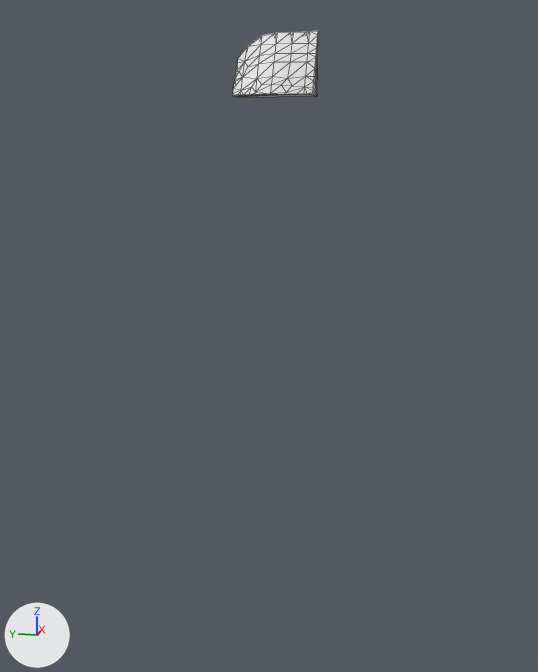
Two versions of the glTF model assets/terrain/surface_pieces/surf_9_10.glb, one commit apart.
The view is the same before and after, from a camera (50 mm lens) standing at (-107.9, 48.4, 1.6) and looking at (-62.3, 57.6, -9.8). The lights are fixed; the arrows at lower left show +X, +Y and +Z. The older version comes first. Mesh edges are drawn as thin lines. Where no turn or scale is listed for an object, it has been applied to the vertices.

The first picture shows 'geometry_0'.
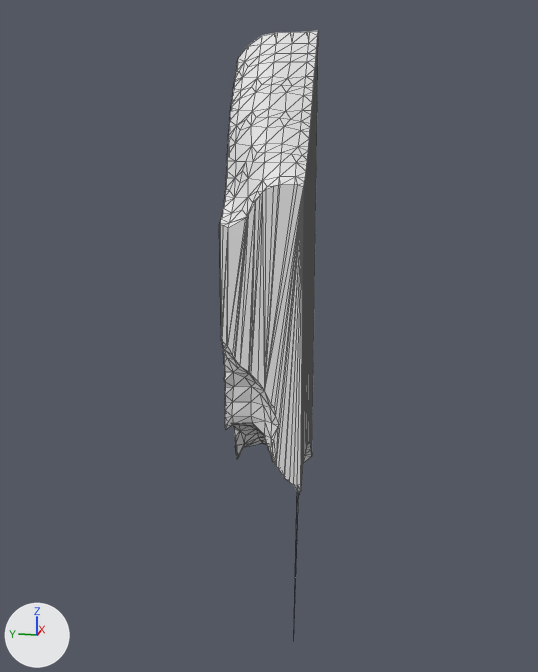
What differs and where, as boxes (x1, y1, x2, y2) in the pictures (538 x 672 px):
'geometry_0', reshaped (15% wider, 762% taller)
    before: (233, 30, 318, 97)
    after: (220, 30, 318, 615)
part 1 of me_geometry_0, built on
    before: (233, 71, 317, 97)
    after: (220, 71, 317, 615)

The change, as a diff of the scene's bpy script:
```diff
--- a/assets/terrain/surface_pieces/surf_9_10.glb.py
+++ b/assets/terrain/surface_pieces/surf_9_10.glb.py
@@ me_geometry_0 @@
 # used by ob_geometry_0; location = (0.0, 0.0, 0.0)
-me_geometry_0.from_pydata(...)  # 76 vertices, 148 faces; spans x -62.11..-60.0, y 55.0..60.0, z 5.0..8.79
+me_geometry_0.from_pydata(...)  # 346 vertices, 688 faces; spans x -65.0..-60.0, y 55.0..60.0, z -30.0..8.79
+# me_geometry_0 part 1: 17 vertices removed from x -62.11..-60.0, y 55.0..60.0, z 5.0; 287 vertices added at x -65.0..-60.0, y 55.0..60.0, z -30.0..4.92
```
